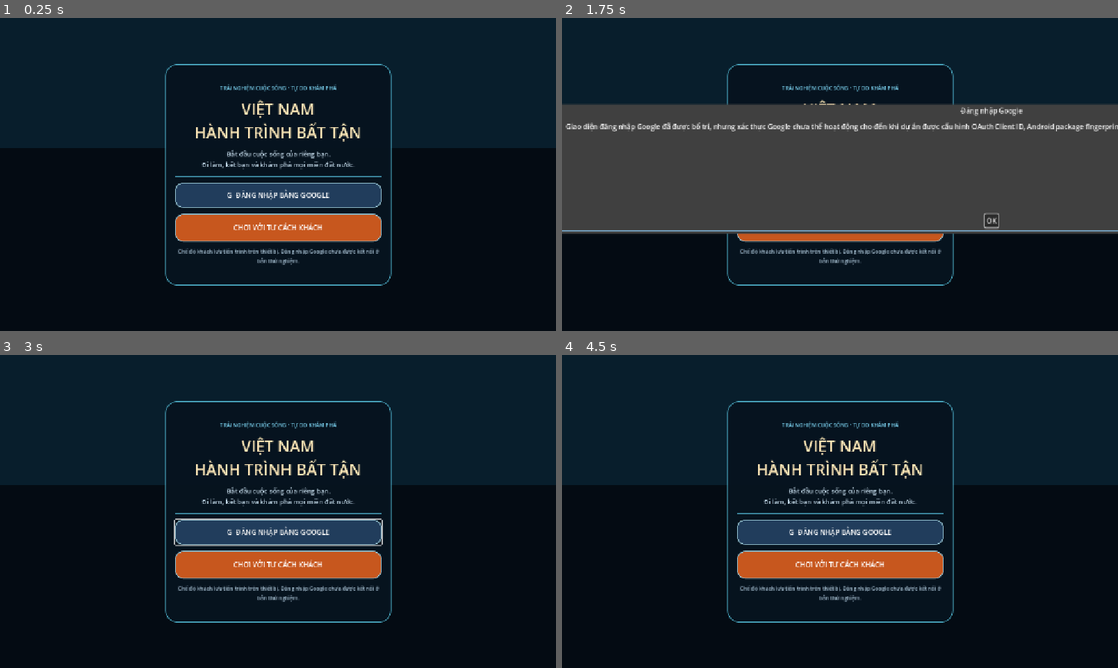
Above: before the commit, frames 1-4 (two rows, left to right).
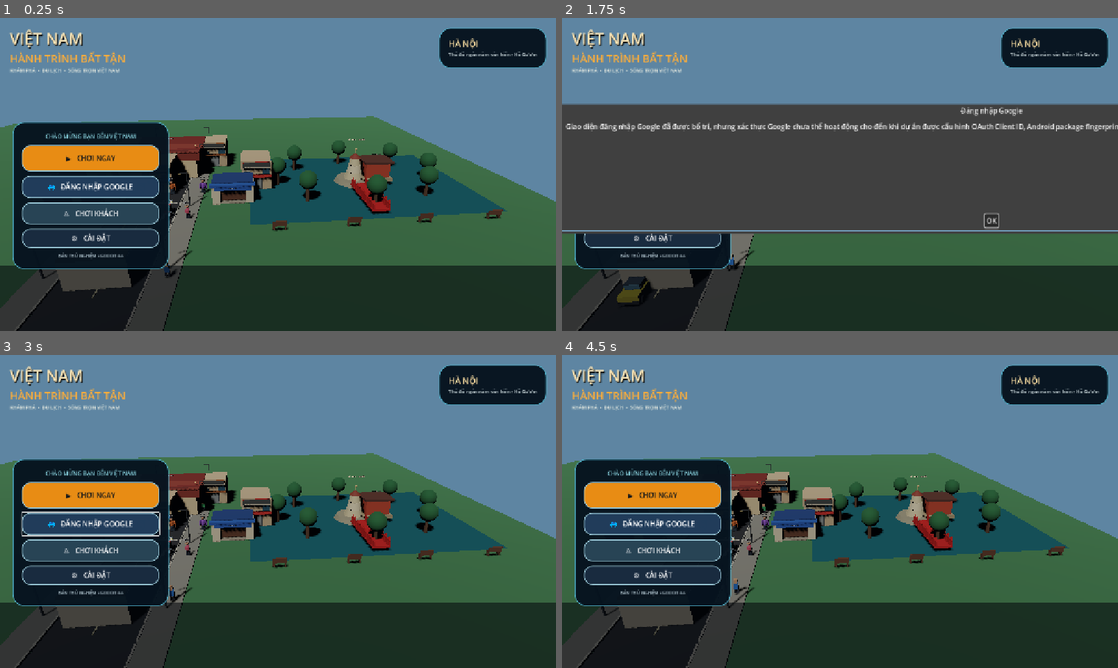
Above: after the commit, the same moments.

Repository: temu838655-dev/Vi-t-Nam-Du-L-ch
Game: Godot game, scene res://scenes/main.tscn
Two runs of this game, one before a commit and one after it. Both use one fixed random seed, a clock stepped at 60 frames per second and the inputs below.
Inputs (mouse positions are in pixels of both pictures, inside the frame that each line leads up to):
- Up to frame 1 (0.25 s): no input
- Up to frame 2 (1.75 s): click "G ĐĂNG NHẬP BẰNG GOOGLE" (after the commit: "🌐 ĐĂNG NHẬP GOOGLE") at 0.5 s; click (840, 227) at 1.25 s, where only the run before the commit has a clickable "CHƠI VỚI TƯ CÁCH KHÁCH"
- Up to frame 3 (3 s): click (88, 574) at 2 s, where only the run after the commit has a clickable "⚙ CÀI ĐẶT"; click "OK" at 2.75 s
- Up to frame 4 (4.5 s): click "CHƠI VỚI TƯ CÁCH KHÁCH" (after the commit: "▶ CHƠI NGAY") at 3.5 s; click "QUAY LẠI" at 4.25 s

The runs differ from the first frame. In frame 1, 89% of the frame differs, in the area x 0-100%, y 0-100%; in frame 2, 52%; in frame 3, 89%; in frame 4, 89%.

Commit message:
Redesign cinematic Vietnamese main menu

Diff:
--- a/Godot/scripts/main.gd
+++ b/Godot/scripts/main.gd
@@ -43,6 +43,7 @@
 var player: CharacterBody3D
 var autosave_elapsed := 0.0
 var menu_layer: CanvasLayer
+var menu_camera: Camera3D
 
 func _ready() -> void:
 	_build_prototype_world()
@@ -73,92 +74,165 @@
 func _show_main_menu() -> void:
 	if is_instance_valid(menu_layer):
 		menu_layer.queue_free()
+	_build_menu_camera()
 	menu_layer = CanvasLayer.new()
 	menu_layer.name = "MainMenu"
+	menu_layer.layer = 20
 	add_child(menu_layer)
 	var root := Control.new()
 	root.set_anchors_and_offsets_preset(Control.PRESET_FULL_RECT)
 	menu_layer.add_child(root)
 
-	var background := ColorRect.new()
-	background.color = Color(0.018, 0.045, 0.075, 1.0)
-	background.set_anchors_and_offsets_preset(Control.PRESET_FULL_RECT)
-	background.mouse_filter = Control.MOUSE_FILTER_IGNORE
-	root.add_child(background)
-	var glow := ColorRect.new()
-	glow.color = Color(0.05, 0.22, 0.31, 0.42)
-	glow.set_anchors_preset(Control.PRESET_TOP_WIDE)
-	glow.offset_bottom = 300
-	glow.mouse_filter = Control.MOUSE_FILTER_IGNORE
-	root.add_child(glow)
+	# Cinematic overlay: keep the 3D Hồ Gươm scene visible behind the menu.
+	var shade := ColorRect.new()
+	shade.color = Color(0.012, 0.025, 0.045, 0.24)
+	shade.set_anchors_and_offsets_preset(Control.PRESET_FULL_RECT)
+	shade.mouse_filter = Control.MOUSE_FILTER_IGNORE
+	root.add_child(shade)
+	var bottom_gradient := ColorRect.new()
+	bottom_gradient.color = Color(0.012, 0.025, 0.045, 0.56)
+	bottom_gradient.set_anchors_preset(Control.PRESET_BOTTOM_WIDE)
+	bottom_gradient.offset_top = -150
+	bottom_gradient.mouse_filter = Control.MOUSE_FILTER_IGNORE
+	root.add_child(bottom_gradient)
 
 	var viewport_size := get_viewport().get_visible_rect().size
-	var panel_width := minf(520.0, viewport_size.x - 32.0)
-	var panel_height := minf(510.0, viewport_size.y - 40.0)
-	var panel := PanelContainer.new()
-	panel.set_anchors_preset(Control.PRESET_CENTER)
-	panel.offset_left = -panel_width * 0.5
-	panel.offset_right = panel_width * 0.5
-	panel.offset_top = -panel_height * 0.5
-	panel.offset_bottom = panel_height * 0.5
-	panel.add_theme_stylebox_override("panel", _menu_panel_style())
-	root.add_child(panel)
-
+	var compact := viewport_size.x < 700.0 or viewport_size.y > viewport_size.x
+	var title_block := VBoxContainer.new()
+	title_block.set_anchors_preset(Control.PRESET_TOP_LEFT)
+	title_block.position = Vector2(22, 22)
+	title_block.size = Vector2(minf(440.0, viewport_size.x - 44.0), 142.0)
+	title_block.add_theme_constant_override("separation", 2)
+	root.add_child(title_block)
+	var title := Label.new()
+	title.text = "VIỆT NAM"
+	title.add_theme_font_size_override("font_size", 36 if not compact else 29)
+	title.add_theme_color_override("font_color", Color(1.0, 0.91, 0.72))
+	title.add_theme_color_override("font_shadow_color", Color(0, 0, 0, 0.9))
+	title.add_theme_constant_override("shadow_offset_x", 2)
+	title.add_theme_constant_override("shadow_offset_y", 3)
+	title_block.add_child(title)
+	var title_second := Label.new()
+	title_second.text = "HÀNH TRÌNH BẤT TẬN"
+	title_second.add_theme_font_size_override("font_size", 25 if not compact else 20)
+	title_second.add_theme_color_override("font_color", Color(1.0, 0.68, 0.22))
+	title_block.add_child(title_second)
+	var tagline := Label.new()
+	tagline.text = "KHÁM PHÁ  •  DU LỊCH  •  SỐNG TRỌN VIỆT NAM"
+	tagline.add_theme_font_size_override("font_size", 11)
+	tagline.add_theme_color_override("font_color", Color(0.96, 0.96, 0.91))
+	title_block.add_child(tagline)
+
+	var card_width := minf(360.0, viewport_size.x - 36.0)
+	var card_height := 350.0 if compact else 326.0
+	var menu_card := PanelContainer.new()
+	menu_card.set_anchors_preset(Control.PRESET_CENTER_LEFT if not compact else Control.PRESET_BOTTOM_WIDE)
+	if compact:
+		menu_card.offset_left = 18
+		menu_card.offset_right = -18
+		menu_card.offset_top = -card_height - 22
+		menu_card.offset_bottom = -22
+	else:
+		menu_card.offset_left = 28
+		menu_card.offset_right = card_width + 28
+		menu_card.offset_top = -card_height * 0.5 + 42
+		menu_card.offset_bottom = card_height * 0.5 + 42
+	menu_card.add_theme_stylebox_override("panel", _menu_panel_style())
+	root.add_child(menu_card)
 	var content := VBoxContainer.new()
-	content.add_theme_constant_override("separation", 14)
+	content.add_theme_constant_override("separation", 10)
 	content.alignment = BoxContainer.ALIGNMENT_CENTER
-	panel.add_child(content)
-
-	var eyebrow := Label.new()
-	eyebrow.text = "TRẢI NGHIỆM CUỘC SỐNG • TỰ DO KHÁM PHÁ"
-	eyebrow.horizontal_alignment = HORIZONTAL_ALIGNMENT_CENTER
-	eyebrow.add_theme_font_size_override("font_size", 12)
-	eyebrow.add_theme_color_override("font_color", Color(0.48, 0.82, 0.94))
-	content.add_child(eyebrow)
-
-	var title := Label.new()
-	title.text = "VIỆT NAM\nHÀNH TRÌNH BẤT TẬN"
-	title.horizontal_alignment = HORIZONTAL_ALIGNMENT_CENTER
-	title.add_theme_font_size_override("font_size", 30 if viewport_size.x < 500 else 36)
-	title.add_theme_color_override("font_color", Color(1.0, 0.91, 0.72))
-	content.add_child(title)
-
-	var subtitle := Label.new()
-	subtitle.text = "Bắt đầu cuộc sống của riêng bạn.\nĐi làm, kết bạn và khám phá mọi miền đất nước."
-	subtitle.horizontal_alignment = HORIZONTAL_ALIGNMENT_CENTER
-	subtitle.autowrap_mode = TextServer.AUTOWRAP_WORD_SMART
-	subtitle.add_theme_font_size_override("font_size", 15)
-	subtitle.add_theme_color_override("font_color", Color(0.78, 0.87, 0.93))
-	content.add_child(subtitle)
-
-	var divider := ColorRect.new()
-	divider.custom_minimum_size = Vector2(0, 2)
-	divider.color = Color(0.28, 0.62, 0.72, 0.8)
-	content.add_child(divider)
+	menu_card.add_child(content)
+
+	var welcome := Label.new()
+	welcome.text = "CHÀO MỪNG BẠN ĐẾN VIỆT NAM"
+	welcome.horizontal_alignment = HORIZONTAL_ALIGNMENT_CENTER
+	welcome.add_theme_font_size_override("font_size", 13)
+	welcome.add_theme_color_override("font_color", Color(0.56, 0.86, 0.91))
+	content.add_child(welcome)
+	var play_button := Button.new()
+	play_button.text = "▶   CHƠI NGAY"
+	play_button.custom_minimum_size = Vector2(0, 60)
+	play_button.size_flags_horizontal = Control.SIZE_EXPAND_FILL
+	_style_menu_button(play_button, Color(0.91, 0.55, 0.08, 1.0))
+	play_button.add_theme_color_override("font_color", Color(0.10, 0.10, 0.10))
+	play_button.pressed.connect(_show_guest_menu)
+	content.add_child(play_button)
 
 	var google_button := Button.new()
-	google_button.text = "G  ĐĂNG NHẬP BẰNG GOOGLE"
-	google_button.custom_minimum_size = Vector2(0, 58)
+	google_button.text = "🌐   ĐĂNG NHẬP GOOGLE"
+	google_button.custom_minimum_size = Vector2(0, 52)
 	google_button.size_flags_horizontal = Control.SIZE_EXPAND_FILL
-	_style_menu_button(google_button, Color(0.13, 0.24, 0.36, 1.0))
+	_style_menu_button(google_button, Color(0.13, 0.24, 0.36, 0.98))
 	google_button.pressed.connect(_show_google_sign_in_notice)
 	content.add_child(google_button)
 
 	var guest_button := Button.new()
-	guest_button.text = "CHƠI VỚI TƯ CÁCH KHÁCH"
-	guest_button.custom_minimum_size = Vector2(0, 64)
+	guest_button.text = "♙   CHƠI KHÁCH"
+	guest_button.custom_minimum_size = Vector2(0, 50)
 	guest_button.size_flags_horizontal = Control.SIZE_EXPAND_FILL
-	_style_menu_button(guest_button, Color(0.78, 0.34, 0.12, 1.0))
+	_style_menu_button(guest_button, Color(0.16, 0.27, 0.34, 0.98))
 	guest_button.pressed.connect(_show_guest_menu)
 	content.add_child(guest_button)
 
-	var note := Label.new()
-	note.text = "Chế độ khách lưu tiến trình trên thiết bị. Đăng nhập Google chưa được kết nối ở bản thử nghiệm."
-	note.horizontal_alignment = HORIZONTAL_ALIGNMENT_CENTER
-	note.autowrap_mode = TextServer.AUTOWRAP_WORD_SMART
-	note.add_theme_font_size_override("font_size", 12)
-	note.add_theme_color_override("font_color", Color(0.65, 0.75, 0.82))
-	content.add_child(note)
+	var settings_button := Button.new()
+	settings_button.text = "⚙   CÀI ĐẶT"
+	settings_button.custom_minimum_size = Vector2(0, 44)
+	settings_button.size_flags_horizontal = Control.SIZE_EXPAND_FILL
+	_style_menu_button(settings_button, Color(0.10, 0.17, 0.25, 0.98))
+	settings_button.pressed.connect(_show_menu_settings)
+	content.add_child(settings_button)
+
+	var version := Label.new()
+	version.text = "BẢN THỬ NGHIỆM • GODOT 4.4"
+	version.horizontal_alignment = HORIZONTAL_ALIGNMENT_CENTER
+	version.add_theme_font_size_override("font_size", 10)
+	version.add_theme_color_override("font_color", Color(0.72, 0.80, 0.84))
+	content.add_child(version)
+
+	var location_card := PanelContainer.new()
+	location_card.set_anchors_preset(Control.PRESET_TOP_RIGHT)
+	location_card.position = Vector2(-270, 22)
+	location_card.size = Vector2(248, 76)
+	location_card.add_theme_stylebox_override("panel", _menu_panel_style())
+	root.add_child(location_card)
+	var location_text := VBoxContainer.new()
+	location_text.add_theme_constant_override("separation", 2)
+	location_card.add_child(location_text)
+	var location_title := Label.new()
+	location_title.text = "HÀ NỘI"
+	location_title.add_theme_font_size_override("font_size", 19)
+	location_title.add_theme_color_override("font_color", Color(1.0, 0.88, 0.64))
+	location_text.add_child(location_title)
+	var location_subtitle := Label.new()
+	location_subtitle.text = "Thủ đô ngàn năm văn hiến • Hồ Gươm"
+	location_subtitle.autowrap_mode = TextServer.AUTOWRAP_WORD_SMART
+	location_subtitle.add_theme_font_size_override("font_size", 11)
+	location_subtitle.add_theme_color_override("font_color", Color(0.88, 0.93, 0.94))
+	location_text.add_child(location_subtitle)
+
+	if compact:
+		location_card.visible = false
+
+func _build_menu_camera() -> void:
+	if is_instance_valid(menu_camera):
+		menu_camera.queue_free()
+	menu_camera = Camera3D.new()
+	menu_camera.name = "MenuCinematicCamera"
+	menu_camera.position = Vector3(12.0, 17.0, 39.0)
+	menu_camera.rotation = Vector3.ZERO
+	menu_camera.fov = 54.0
+	add_child(menu_camera)
+	menu_camera.look_at(Vector3(16.0, 1.8, 0.0), Vector3.UP)
+	menu_camera.current = true
+
+func _show_menu_settings() -> void:
+	var dialog := AcceptDialog.new()
+	dialog.title = "Cài đặt"
+	dialog.dialog_text = "Tùy chỉnh đồ họa, âm thanh và điều khiển sẽ được mở rộng trong các bản tiếp theo."
+	add_child(dialog)
+	dialog.confirmed.connect(dialog.queue_free)
+	dialog.popup_centered(Vector2i(480, 220))
 
 func _menu_panel_style() -> StyleBoxFlat:
 	var style := StyleBoxFlat.new()
@@ -272,6 +346,8 @@
 func _enter_world(start_position: Vector3, start_rotation: float) -> void:
 	if is_instance_valid(menu_layer):
 		menu_layer.queue_free()
+	if is_instance_valid(menu_camera):
+		menu_camera.queue_free()
 	player = CharacterBody3D.new()
 	player.name = "Player"
 	player.set_script(PLAYER_SCRIPT)
